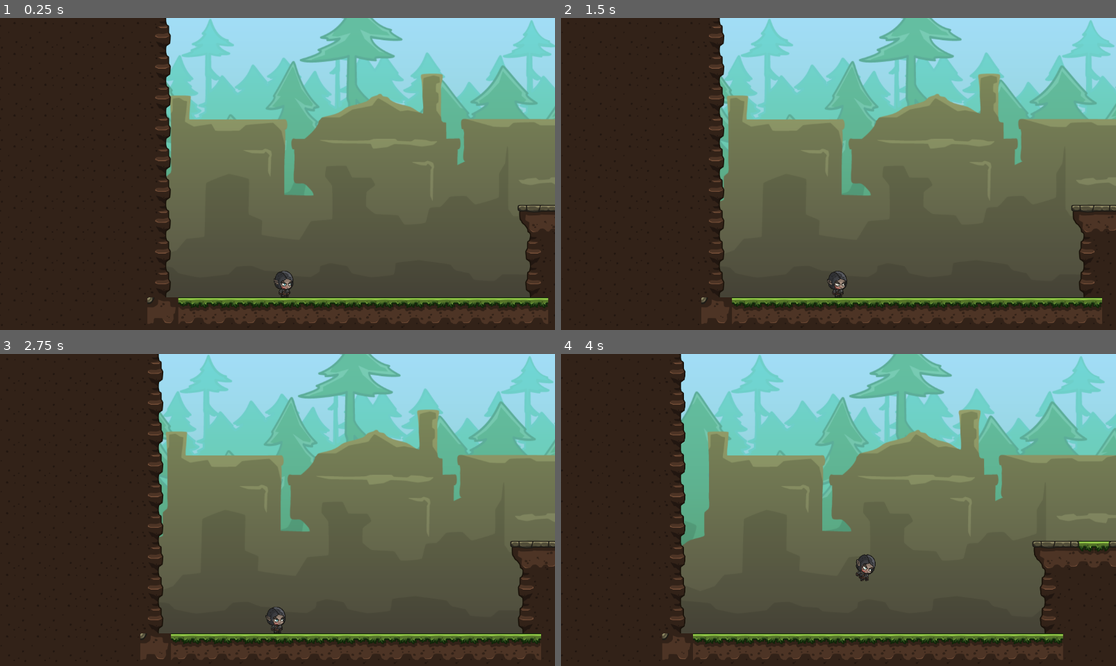
Above: before the commit, frames 1-4 (two rows, left to right).
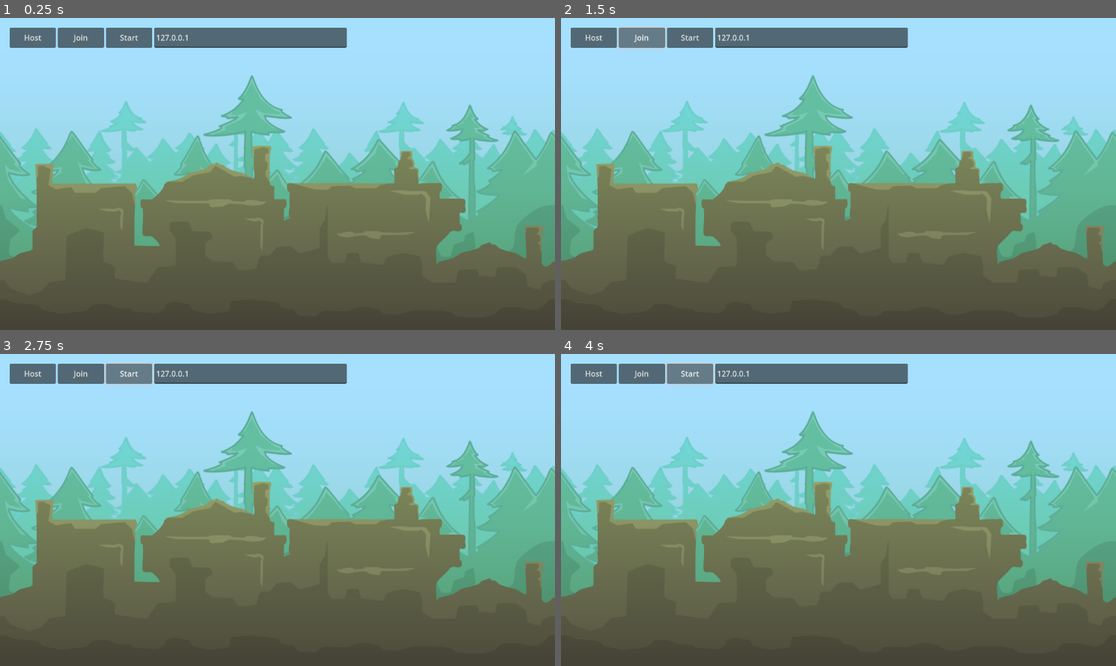
Above: after the commit, the same moments.

Repository: haseebzeeshan2010/godot-3d-multiplayer
Game: Godot game, scene res://levels/menu/menu.tscn
Two runs of this game, one before a commit and one after it. Both use one fixed random seed, a clock stepped at 60 frames per second and the inputs below. Before the commit the project starts from res://levels/level_01.tscn.
Inputs (mouse positions are in pixels of both pictures, inside the frame that each line leads up to):
- Up to frame 1 (0.25 s): no input
- Up to frame 2 (1.5 s): click (594, 36) at 0.5 s, where only the run after the commit has a clickable "Host"; click (644, 36) at 1.25 s, where only the run after the commit has a clickable "Join"
- Up to frame 3 (2.75 s): click (127, 372) at 2 s, where only the run after the commit has a clickable "Start"
- Up to frame 4 (4 s): click (688, 372) at 2.75 s, where only the run after the commit has a clickable "Start"; tap Enter at 3.5 s; hold D (move_right) from 3.53 s (still down); tap W (jump) at 3.6, 3.77 s

The runs differ from the first frame. In frame 1, 71% of the frame differs, in the area x 0-100%, y 0-100%; in frame 2, 70%; in frame 3, 70%; in frame 4, 69%.

Commit message:
Add menu to project

Diff:
--- a/levels/level_01.tscn
+++ b/levels/level_01.tscn
@@ -51,40 +51,26 @@
 format = 2
 layer_0/tile_data = PackedInt32Array(-589831, 65536, 1, -524295, 65536, 1, -458759, 65536, 1, -393223, 65536, 1, -32768 …(15389 unchanged characters)…
 
-[node name="ParallaxBackground" type="ParallaxBackground" parent="------ Environment -----"]
-visible = false
-offset = Vector2(0, -594.5)
-transform = Transform2D(1, 0, 0, 1, 0, -594.5)
-
-[node name="ParallaxLayer" type="ParallaxLayer" parent="------ Environment -----/ParallaxBackground"]
-position = Vector2(-1, -1)
-motion_mirroring = Vector2(1334, 0)
-
-[node name="BackgroundTrees" type="Sprite2D" parent="------ Environment -----/ParallaxBackground/ParallaxLayer"]
-position = Vector2(0, -30.5)
-texture = ExtResource("2_81a5f")
-centered = false
-
-[node name="Parallax2D" type="Parallax2D" parent="------ Environment -----"]
+[node name="ParallaxTrees" type="Parallax2D" parent="------ Environment -----"]
 z_index = -1
 scroll_scale = Vector2(0.25, 1)
 scroll_offset = Vector2(0, -663)
 repeat_size = Vector2(1334, 0)
 repeat_times = 3
 
-[node name="BackgroundTrees" type="Sprite2D" parent="------ Environment -----/Parallax2D"]
+[node name="BackgroundTrees" type="Sprite2D" parent="------ Environment -----/ParallaxTrees"]
 scale = Vector2(1, 1.05)
 texture = ExtResource("2_81a5f")
 centered = false
 
-[node name="Parallax2D2" type="Parallax2D" parent="------ Environment -----"]
+[node name="ParallaxHouses" type="Parallax2D" parent="------ Environment -----"]
 z_index = -1
 scroll_scale = Vector2(0.5, 1)
 scroll_offset = Vector2(0, -663)
 repeat_size = Vector2(1334, 0)
 repeat_times = 3
 
-[node name="BackgroundTrees" type="Sprite2D" parent="------ Environment -----/Parallax2D2"]
+[node name="BackgroundHouses" type="Sprite2D" parent="------ Environment -----/ParallaxHouses"]
 scale = Vector2(1, 1.05)
 texture = ExtResource("3_gg43x")
 centered = false
--- /dev/null
+++ b/levels/menu/menu.gd
@@ -0,0 +1,23 @@
+extends Control
+
+
+# Called when the node enters the scene tree for the first time.
+func _ready() -> void:
+	pass # Replace with function body.
+
+
+# Called every frame. 'delta' is the elapsed time since the previous frame.
+func _process(delta: float) -> void:
+	pass
+
+
+func _on_host_button_pressed() -> void:
+	pass # Replace with function body.
+
+
+func _on_join_button_pressed() -> void:
+	pass # Replace with function body.
+
+
+func _on_start_button_pressed() -> void:
+	pass # Replace with function body.
--- /dev/null
+++ b/levels/menu/menu.tscn
@@ -0,0 +1,81 @@
+[gd_scene load_steps=5 format=3 uid="uid://bvgsxis3wx1uj"]
+
+[ext_resource type="Texture2D" uid="uid://bja0wl8tcw71c" path="res://art/backgrounds/background_01.png" id="1_1iesk"]
+[ext_resource type="Texture2D" uid="uid://bujx43rcy5b85" path="res://art/backgrounds/background_02.png" id="2_f5yhj"]
+
+[sub_resource type="SystemFont" id="SystemFont_4wbge"]
+font_names = PackedStringArray("Consolas")
+
+[sub_resource type="LabelSettings" id="LabelSettings_3cyc0"]
+font = SubResource("SystemFont_4wbge")
+font_size = 64
+
+[node name="Menu" type="Control"]
+layout_mode = 3
+anchors_preset = 15
+anchor_right = 1.0
+anchor_bottom = 1.0
+grow_horizontal = 2
+grow_vertical = 2
+
+[node name="BackgroundTrees" type="TextureRect" parent="."]
+layout_mode = 1
+anchors_preset = 15
+anchor_right = 1.0
+anchor_bottom = 1.0
+grow_horizontal = 2
+grow_vertical = 2
+texture = ExtResource("1_1iesk")
+expand_mode = 2
+stretch_mode = 4
+
+[node name="BackgroundHouses" type="TextureRect" parent="."]
+layout_mode = 1
+anchors_preset = 15
+anchor_right = 1.0
+anchor_bottom = 1.0
+grow_horizontal = 2
+grow_vertical = 2
+texture = ExtResource("2_f5yhj")
+expand_mode = 2
+stretch_mode = 4
+
+[node name="HBoxContainer" type="HBoxContainer" parent="."]
+layout_mode = 0
+offset_left = 20.0
+offset_top = 20.0
+offset_right = 720.0
+offset_bottom = 62.0
+
+[node name="HostButton" type="Button" parent="HBoxContainer"]
+layout_mode = 2
+size_flags_horizontal = 3
+text = "Host"
+
+[node name="JoinButton" type="Button" parent="HBoxContainer"]
+layout_mode = 2
+size_flags_horizontal = 3
+text = "Join"
+
+[node name="StartButton" type="Button" parent="HBoxContainer"]
+layout_mode = 2
+size_flags_horizontal = 3
+text = "Start"
+
+[node name="IPLineEdit" type="LineEdit" parent="HBoxContainer"]
+custom_minimum_size = Vector2(400, 0)
+layout_mode = 2
+size_flags_horizontal = 3
+text = "127.0.0.1"
+placeholder_text = "Enter IP Address..."
+
+[node name="StatusLabel" type="Label" parent="."]
+layout_mode = 1
+anchors_preset = 15
+anchor_right = 1.0
+anchor_bottom = 1.0
+grow_horizontal = 2
+grow_vertical = 2
+label_settings = SubResource("LabelSettings_3cyc0")
+horizontal_alignment = 1
+vertical_alignment = 1
--- a/player/player.gd
+++ b/player/player.gd
@@ -18,23 +18,63 @@
 var camera_instance
 
 func _ready():
-	camera_instance = player_camera.instantiate()
-	camera_instance.global_position.y = camera_height
-	get_tree().current_scene.add_child.call_deferred(camera_instance)
+	set_up_camera()
 
 # Camera Follow without Smoothing
 # func _process(delta: float) -> void:
 # 	camera_instance.global_position.x = global_position.x
 
+func _process(_delta: float) -> void:
+	pass
+
+
 func _physics_process(_delta: float) -> void:
 	#Smooth Camera Follow
-	camera_instance.global_position.x = lerp(camera_instance.global_position.x, global_position.x, _delta * 5.0)
-
+	update_camera_pos(global_position.x, _delta)
 	#Move the Player
 	var horizontal_input = Input.get_action_strength("move_right") - Input.get_action_strength("move_left")
 	velocity.x = horizontal_input * movement_speed
 	velocity.y += gravity
 
+	#Handle Movement States
+	handle_movement_state()
+
+
+	#Moves the player(built-in function)
+	move_and_slide()
+
+	#Face Movement Direction
+	face_movement_direction(horizontal_input)
+
+
+
+
+
+# Animation Finished Signal Handle
+func _on_animated_sprite_2d_animation_finished() -> void:
+	player_sprite.play("jump")
+
+#Set up Camera
+func set_up_camera():
+	camera_instance = player_camera.instantiate()
+	camera_instance.global_position.y = camera_height
+	get_tree().current_scene.add_child.call_deferred(camera_instance)
+
+#Smooth Camera Follow
+func update_camera_pos(new_x_position: float, _delta: float) -> void:
+	camera_instance.global_position.x = lerp(camera_instance.global_position.x, new_x_position, _delta * 5.0)
+
+#Flip the Player
+func face_movement_direction(horizontal_input: float) -> void:
+	if not is_zero_approx(horizontal_input):
+		if horizontal_input < 0:
+			player_sprite.scale = Vector2(-initial_sprite_scale.x, initial_sprite_scale.y)
+		elif horizontal_input > 0:
+			player_sprite.scale = initial_sprite_scale
+
+
+#Handle Movement States
+func handle_movement_state() -> void:
 	#Setup Character States
 	var is_falling = velocity.y > 0 and not is_on_floor()
 	var is_jumping = Input.is_action_just_pressed("jump") and is_on_floor()
@@ -42,32 +82,6 @@
 	var is_jump_cancelled = Input.is_action_just_released("jump") and velocity.y < 0
 	var is_idle = is_on_floor() and is_zero_approx(velocity.x)
 	var is_walking = is_on_floor() and not is_zero_approx(velocity.x)
-
-
-	if is_jumping:
-		jump_counter += 1
-		velocity.y = -jump_strength
-	elif is_double_jumping:
-		jump_counter += 1
-		if jump_counter <= max_jumps:
-			velocity.y = -jump_strength
-	#elif is_jump_cancelled:
-		#velocity.y = 0.0
-	elif is_on_floor():
-		jump_counter = 0
-
-
-
-	move_and_slide()
-
-	#Flip the Player
-	if not is_zero_approx(horizontal_input):
-		if horizontal_input < 0:
-			player_sprite.scale = Vector2(-initial_sprite_scale.x, initial_sprite_scale.y)
-		elif horizontal_input > 0:
-			player_sprite.scale = initial_sprite_scale
-
-
 
 	#Play Animations
 	if is_jumping:
@@ -82,6 +96,15 @@
 	elif is_idle:
 		player_sprite.play("idle")
 
-
-func _on_animated_sprite_2d_animation_finished() -> void:
-	player_sprite.play("jump")
+	#Handle Jumping Logic
+	if is_jumping:
+		jump_counter += 1
+		velocity.y = -jump_strength
+	elif is_double_jumping:
+		jump_counter += 1
+		if jump_counter <= max_jumps:
+			velocity.y = -jump_strength
+	#elif is_jump_cancelled:
+		#velocity.y = 0.0
+	elif is_on_floor():
+		jump_counter = 0
--- a/project.godot
+++ b/project.godot
@@ -11,7 +11,7 @@
 [application]
 
 config/name="Godot3DMultiplayer"
-run/main_scene="uid://cve0qd5mawyvu"
+run/main_scene="uid://bvgsxis3wx1uj"
 config/features=PackedStringArray("4.5", "Forward Plus")
 config/icon="res://icon.svg"
 
Not shown, added: levels/menu/menu.gd.uid
